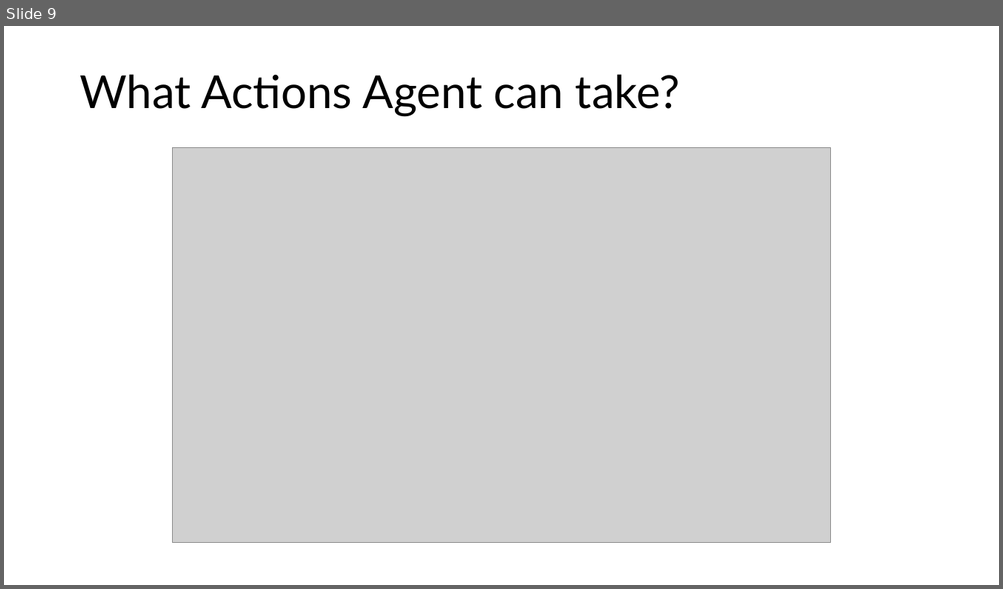
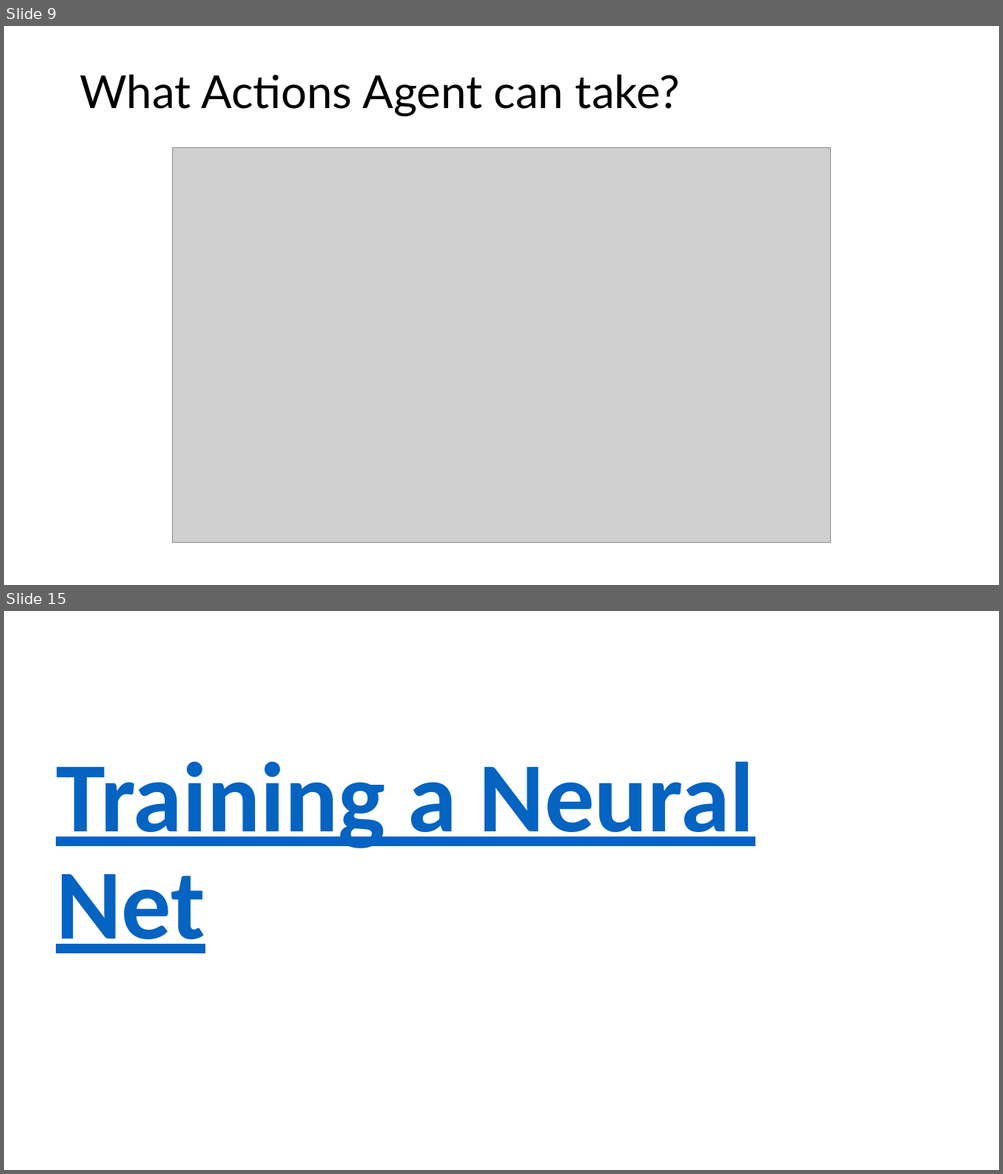
Before and after one commit to aditya699/Practical-RL, a slide deck: Day6/Playing Attari With Agents.pptx. Shown one above the other, each under a label of ours: slide 9 before the commit, slides 9 and 15 after it; the slides between them are not shown. The pictures are 1003x589 and 1003x1174 pixels, drawn with LibreOffice and Linux fonts; fonts in the diff are those of the drawing; grey boxes stand for pictures. Boxes give left, top, right and bottom in pixels: in the first picture for what was removed or moved away, otherwise in the second. Text is boxed around its words. In the diff, an @@ line names an element or a change of style, - is before the commit and + after.

```diff
--- a/Day6/Playing Attari With Agents.pptx
+++ b/Day6/Playing Attari With Agents.pptx
@@ slide 15 added at bbox=[4, 611, 999, 1170], background #FFFFFF @@
@@ title added at bbox=[56, 761, 754, 954], 96 pt, text #0563C1, bold, underline @@
+Training a Neural Net
```
Also in this commit, not shown: 6 slides changed, 9 other slides added, 3 other files.
